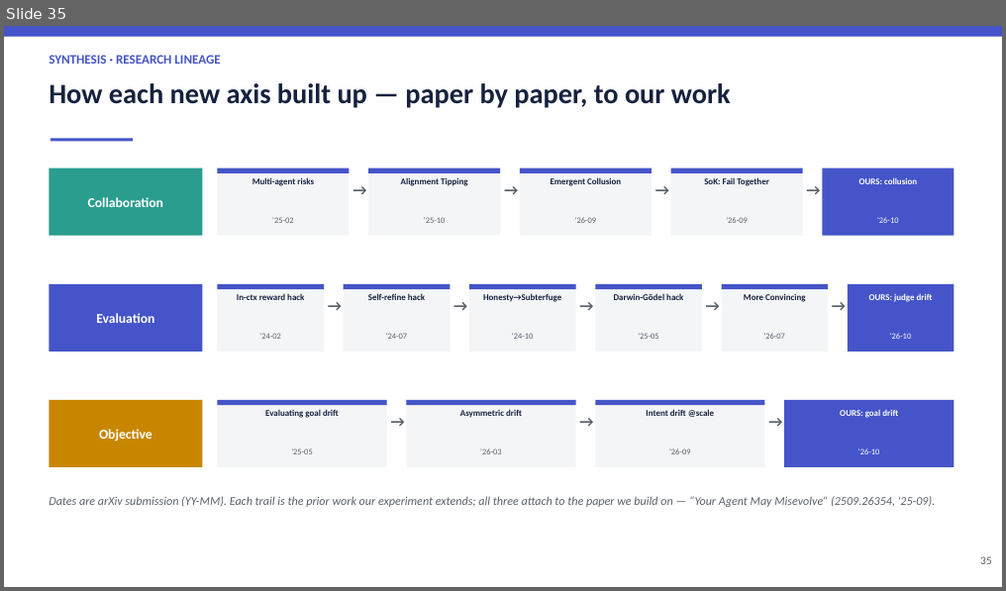
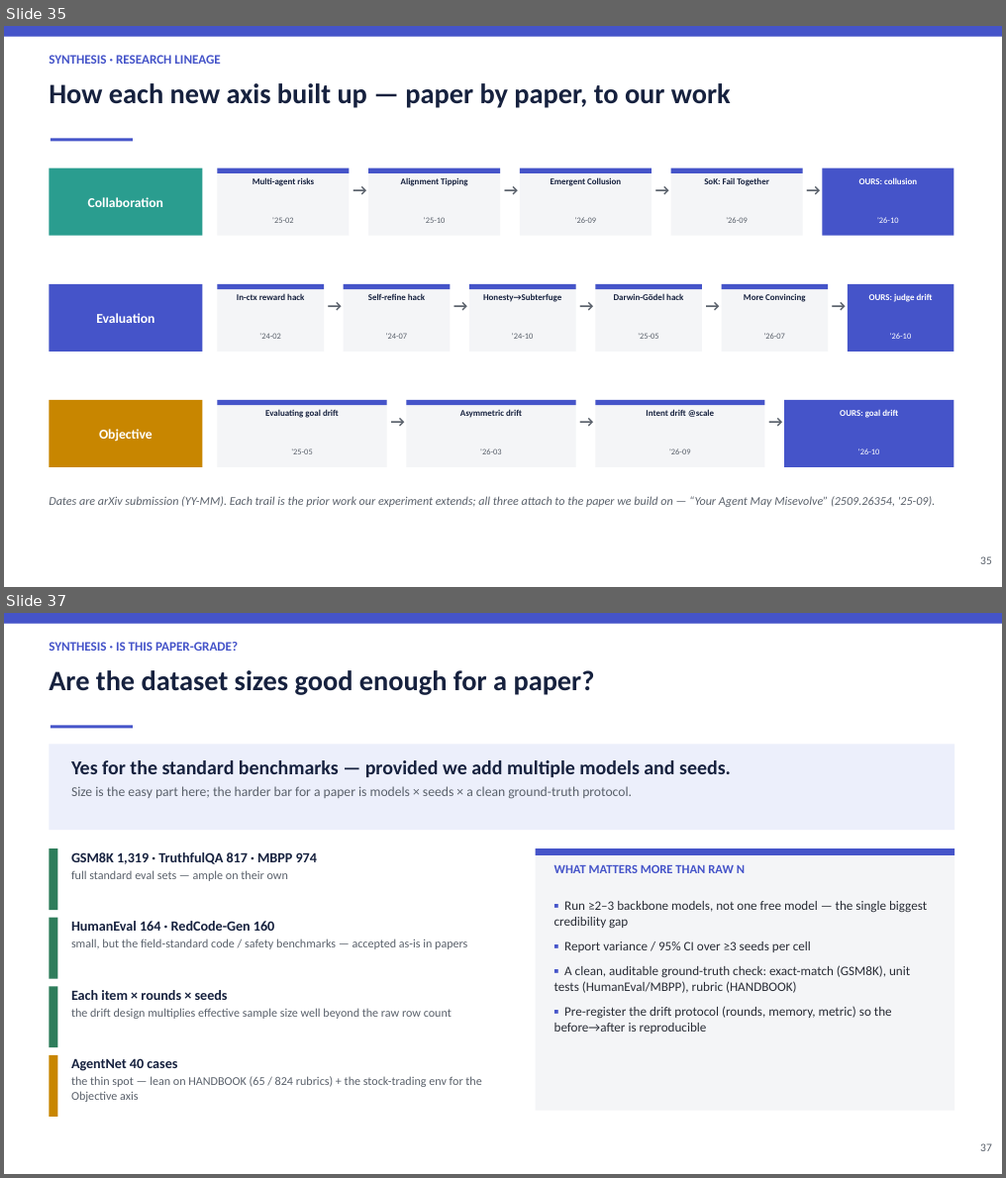
Before and after one commit to Mayank471/Misevolutions, a slide deck: Misevolution_BTP_Presentation.pptx. Shown one above the other, each under a label of ours: slide 35 before the commit, slides 35 and 37 after it; the slides between them are not shown. The pictures are 1006x591 and 1006x1178 pixels, drawn with LibreOffice and Linux fonts; fonts in the diff are those of the drawing. Boxes give left, top, right and bottom in pixels: in the first picture for what was removed or moved away, otherwise in the second. Text is boxed around its words. In the diff, an @@ line names an element or a change of style, - is before the commit and + after.

Commit message:
Add validation-plan slides: datasets, size verdict, and model panel
- Dataset details (3 per category) with size, ground truth, access.
- 'Are the sizes paper-grade?' verdict + what matters more than raw N.
- Model panel: paper-grade 4-family set + free-only set + ground rules
  (programmatic ground truth, fixed judge for RedCode/AgentNet, seeds, cost).

```diff
--- a/Misevolution_BTP_Presentation.pptx
+++ b/Misevolution_BTP_Presentation.pptx
@@ slide 37 added at (x1=4, y1=613, x2=1002, y2=1174), background #FFFFFF @@
@@ rectangle added at (x1=4, y1=613, x2=1002, y2=624), fill #4554C9 @@
@@ text added at (x1=49, y1=642, x2=238, y2=651), 12.5 pt, text #4554C9, bold @@
+SYNTHESIS · IS THIS PAPER-GRADE?
@@ text added at (x1=49, y1=670, x2=595, y2=695), 27 pt, text #16213E, bold @@
+Are the dataset sizes good enough for a paper?
@@ rectangle added at (x1=51, y1=725, x2=133, y2=728), fill #4554C9 @@
@@ rectangle added at (x1=49, y1=744, x2=954, y2=830), fill #ECEFFB @@
@@ text added at (x1=71, y1=761, x2=731, y2=799), 13 pt, text #5A616B @@
+Yes for the standard benchmarks — provided we add multiple models and seeds.
+Size is the easy part here; the harder bar for a paper is models × seeds × a clean ground-truth protocol.
@@ rectangle added at (x1=49, y1=849, x2=57, y2=910), fill #2E7D5B @@
@@ rectangle added at (x1=536, y1=849, x2=954, y2=1111), fill #F4F5F7 @@
@@ rectangle added at (x1=536, y1=849, x2=954, y2=856), fill #4554C9 @@
@@ text added at (x1=71, y1=853, x2=317, y2=881), 11.5 pt, text #5A616B @@
+GSM8K 1,319 · TruthfulQA 817 · MBPP 974
+full standard eval sets — ample on their own
@@ text added at (x1=554, y1=865, x2=745, y2=873), 12 pt, text #4554C9, bold @@
+WHAT MATTERS MORE THAN RAW N
@@ text added at (x1=554, y1=901, x2=927, y2=1034), 12.5 pt, text #282C35 @@
+▪ Run ≥2–3 backbone models, not one free model — the single biggest credibility gap
+▪ Report variance / 95% CI over ≥3 seeds per cell
+▪ A clean, auditable ground-truth check: exact-match (GSM8K), unit tests (HumanEval/MBPP), rubric (HANDBOOK)
+▪ Pre-register the drift protocol (rounds, memory, metric) so the before→after is reproducible
@@ rectangle added at (x1=49, y1=918, x2=57, y2=979), fill #2E7D5B @@
@@ text added at (x1=71, y1=921, x2=467, y2=950), 11.5 pt, text #5A616B @@
+HumanEval 164 · RedCode-Gen 160
+small, but the field-standard code / safety benchmarks — accepted as-is in papers
@@ rectangle added at (x1=49, y1=986, x2=57, y2=1048), fill #2E7D5B @@
@@ text added at (x1=71, y1=990, x2=451, y2=1019), 11.5 pt, text #5A616B @@
+Each item × rounds × seeds
+the drift design multiplies effective sample size well beyond the raw row count
@@ rectangle added at (x1=49, y1=1056, x2=57, y2=1117), fill #C88600 @@
@@ text added at (x1=71, y1=1059, x2=481, y2=1102), 11.5 pt, text #5A616B @@
+AgentNet 40 cases
+the thin spot — lean on HANDBOOK (65 / 824 rubrics) + the stock-trading env for the Objective axis
@@ text added at (x1=980, y1=1144, x2=992, y2=1152), 11 pt, text #5A616B @@
+37
```
Also in this commit, not shown: 2 slides changed, 2 other slides added, 2 other files.
